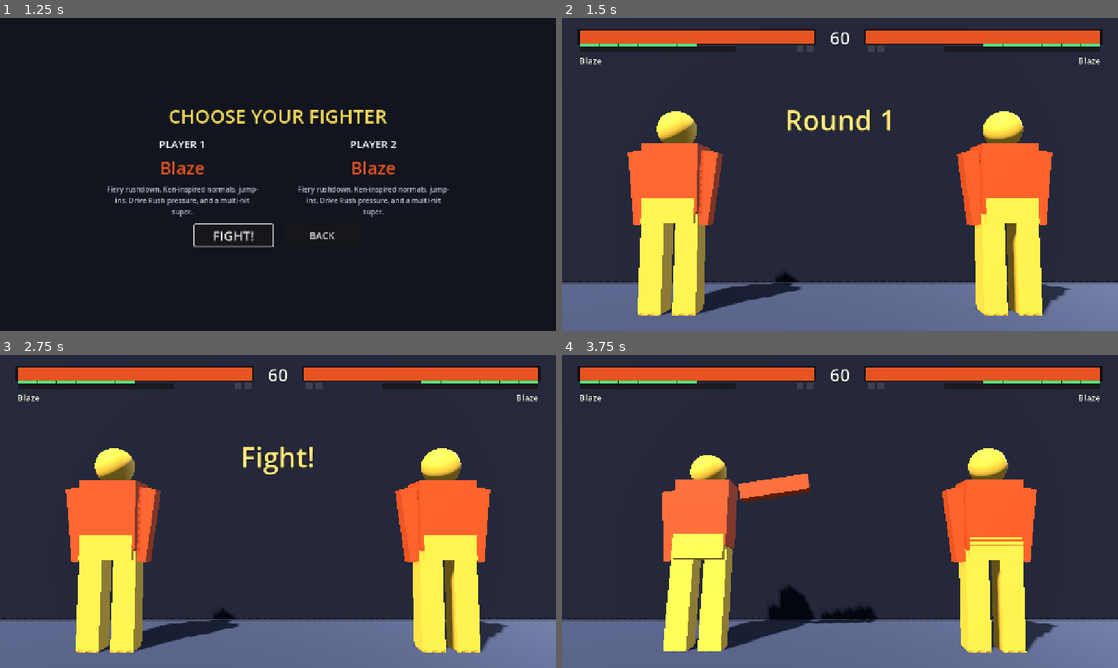
Above: before the commit, frames 1-4 (two rows, left to right).
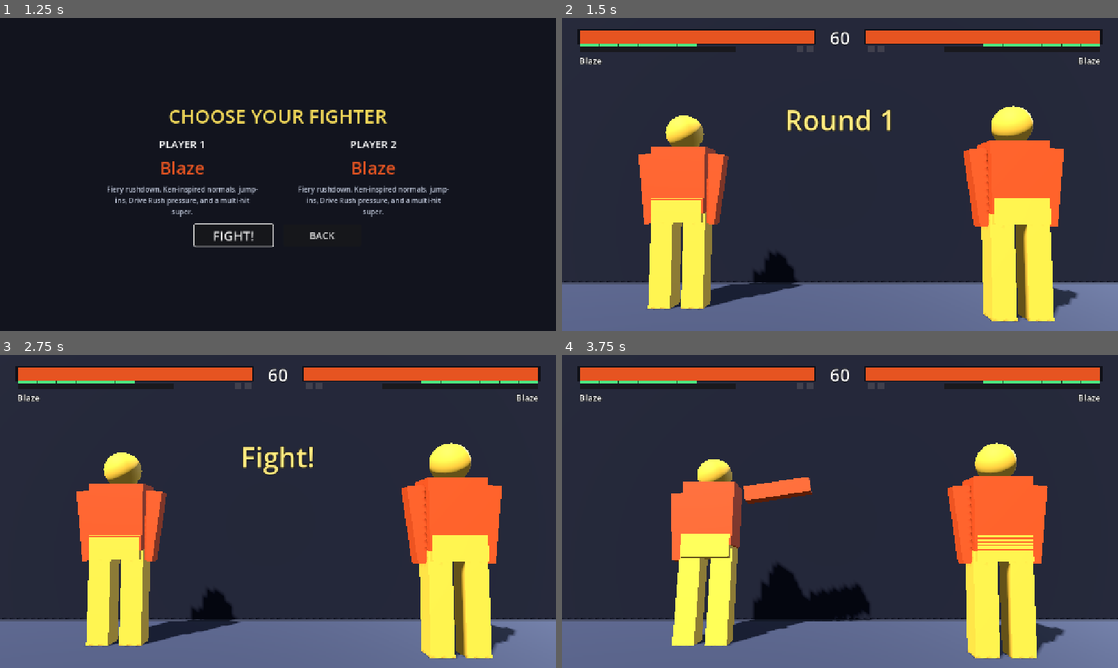
Above: after the commit, the same moments.

Repository: muji-wyh/FootisesGame3
Game: Godot game, scene res://scenes/Main.tscn
Same seed, same stepped clock (60 frames per second), same inputs: the game is played once before the commit and once after it. Sound files missing from this copy of the repository are replaced by a short silence.
Inputs (mouse positions are in pixels of both pictures, inside the frame that each line leads up to):
- Up to frame 1 (1.25 s): click "LOCAL 2-PLAYER" at 0.5 s
- Up to frame 2 (1.5 s): click "FIGHT!" at 1.25 s
- Up to frame 3 (2.75 s): tap Enter at 2 s; move the mouse to (400, 495) at 2.02 s; hold D from 2.03 s (still down); tap U (p1_lp) at 2.1 s; click (400, 495) at 2.17 s
- Up to frame 4 (3.75 s): release D at 2.75 s; drag from (728, 527) to (812, 574) at 2.77 s; move the mouse to (895, 442) at 3.52 s; hold D from 3.53 s (still down); tap I at 3.6 s

Frame 1 is identical in both runs. In frame 2, 9.5% of the frame differs, in the area x 11-93%, y 28-98%; in frame 3, 9.5%; in frame 4, 9.8%, in the area x 18-91%, y 28-98%.

Commit message:
Fix model clipping (穿模) by staggering fighters in depth
The sim runs entirely on the z=0 plane and each visual rig is a child of its Fighter, so both character models were exactly co-planar and a kicking limb speared through the opponent and out the far side. Give each side's rig a small opposite Z offset (MODEL_DEPTH_OFFSET) so limbs pass in front of / behind the opponent instead of through it. Presentation only: positions, hitboxes, hurtboxes and bounds all stay on z=0, so gameplay and tests are unchanged.

Co-authored-by: Copilot <223556219+Copilot@users.noreply.github.com>

Diff:
--- a/scripts/match/MatchScene.gd
+++ b/scripts/match/MatchScene.gd
@@ -21,6 +21,7 @@
 var _dr_tint_level: float = 0.0
 
 const DRIVE_RUSH_TINT_TARGET := 0.07
+const MODEL_DEPTH_OFFSET := 0.18   # per-side visual Z stagger so co-planar models don't clip ("穿模")
 
 func _ready() -> void:
 	var stage := Stage.new()
@@ -97,6 +98,9 @@
 		brig.build(ch)
 		rig = brig
 	f.rig = rig
+	# Stagger the two models slightly in depth (Z) so their co-planar limbs don't pass through
+	# each other ("穿模"). Presentation only: the sim, hitboxes and bounds all stay on z = 0.
+	(rig as Node3D).position.z = MODEL_DEPTH_OFFSET if f.side == GameConst.Side.P2 else -MODEL_DEPTH_OFFSET
 	f.update_visual()
 
 func _wire_hud(c1: CharacterData, c2: CharacterData) -> void:
